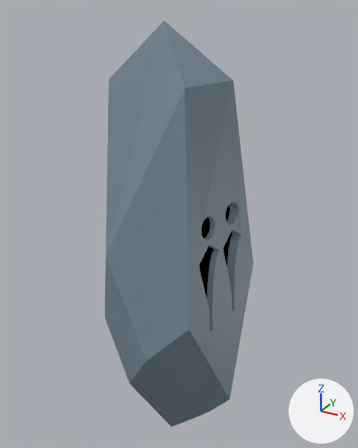
What one commit did to the Blender file Models/Tutorial/Rune rock 2.blend.
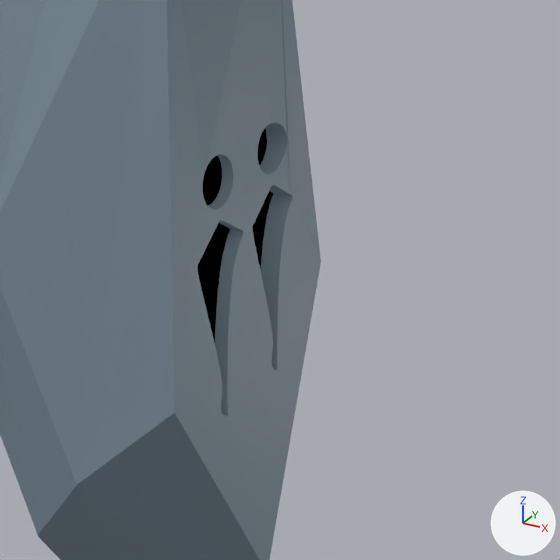
There are two pictures of each version: one whole from a 50 mm lens placed at (2.99, -5.28, 6.74), pointed at (-0.01, 0.18, 4.01), one close up on the part from 32% to 100% of the width and 33% to 88% of the height. The lights are fixed; the arrows at lower right show +X, +Y and +Z.
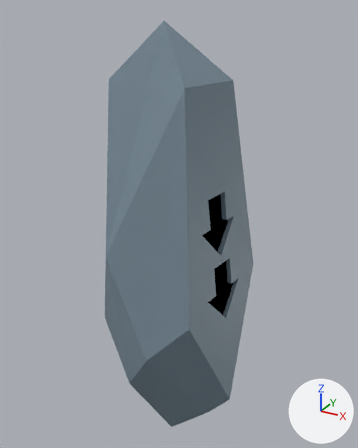
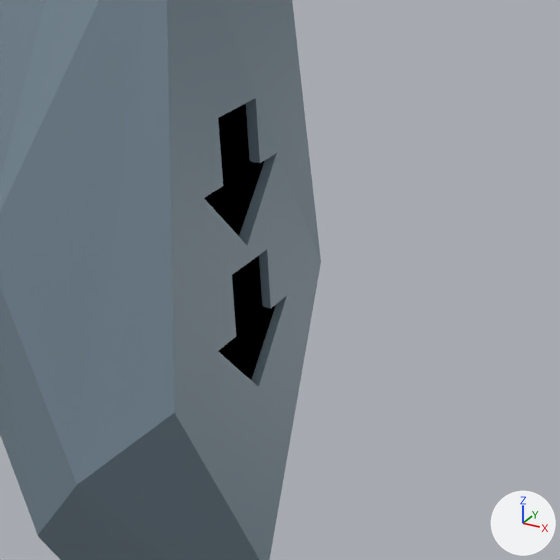
The change, as a list of edits to the scene's bpy script:
```text
Change me_icosphere:
    used by ob_icosphere; location = (0.0, 0.0, 3.242)
    remove me_icosphere.from_pydata(...)  # 653 vertices, 657 faces; spans x -1.0..1.0, y -1.0..1.0, z -2.53..3.35
    add me_icosphere.from_pydata(...)  # 55 vertices, 61 faces; spans x -1.0..1.0, y -1.0..1.0, z -2.53..3.35
    me_icosphere part 1: 630 vertices removed from x 0.57..0.88, y -0.57..0.43, z -0.33..1.19; 32 vertices added at x 0.44..0.85, y -0.46..0.32, z -0.34..1.38
Add me_cube_001:
    me_cube_001.from_pydata([(-1.0, -1.0, -1.0), (-1.0, -1.0, 1.0), (-1.0, 1.0, -1.0), (-1.0, 1.0, 1.0), (1.0, -1.0, -1.0), (1.0, -1.0, 1.0), (1.0, 1.0, -1.0), (1.0, 1.0, 1.0), (-1.0, -1.99, 1.0), (-1.0, 1.99, 1.0), (1.0, 1.99, 1.0), (1.0, -1.99, 1.0), (-1.0, 0.0, 3.24), (-1.0, 0.0, 3.24), (1.0, 0.0, 3.24), (1.0, 0.0, 3.24)], [], [(0, 1, 3, 2), (2, 3, 7, 6), (6, 7, 5, 4), (4, 5, 1, 0), (2, 6, 4, 0), (5, 7, 10, 11), (9, 8, 12, 13), (3, 1, 8, 9), (1, 5, 11, 8), (7, 3, 9, 10), (14, 13, 12, 15), (8, 11, 15, 12), (10, 9, 13, 14), (11, 10, 14, 15)])
    me_cube_001.materials.append(mat_svgmat)  # black #000000
Remove ob_curve_014:
    ob_curve_014 = bpy.data.objects.new('Curve.014', me_curve_002)
    ob_curve_014.location = (0.595, -0.018, 2.907)
    ob_curve_014.rotation_euler = (1.484, 0.0, 1.527)  # degrees (85, 0, 87)
    ob_curve_014.scale = (29.0, 29.0, 29.0)
Add ob_cube_001:
    ob_cube_001 = bpy.data.objects.new('Cube.001', me_cube_001)
    ob_cube_001.location = (0.42, -0.051, 4.407)
    ob_cube_001.rotation_euler = (3.142, -0.12, -0.15)  # degrees (180, -6.9, -8.6)
    ob_cube_001.scale = (0.189, 0.189, 0.189)
Add ob_cube:
    ob_cube = bpy.data.objects.new('Cube', me_cube_001.copy())
    ob_cube.location = (0.536, -0.051, 3.506)
    ob_cube.rotation_euler = (3.142, -0.12, -0.15)  # degrees (180, -6.9, -8.6)
    ob_cube.scale = (0.189, 0.189, 0.189)
```

Location of each change, (x1, y1, x2, y2) in pixels of the close-ups (560 x 560 px):
'Cube.001', added (black)
    after: (204, 103, 264, 236)
'Cube', added (black)
    after: (218, 256, 276, 380)
'Curve.014', deleted (black)
    before: (198, 129, 273, 343)
part 1 of me_icosphere, cut back
    both: (167, 0, 321, 560)
